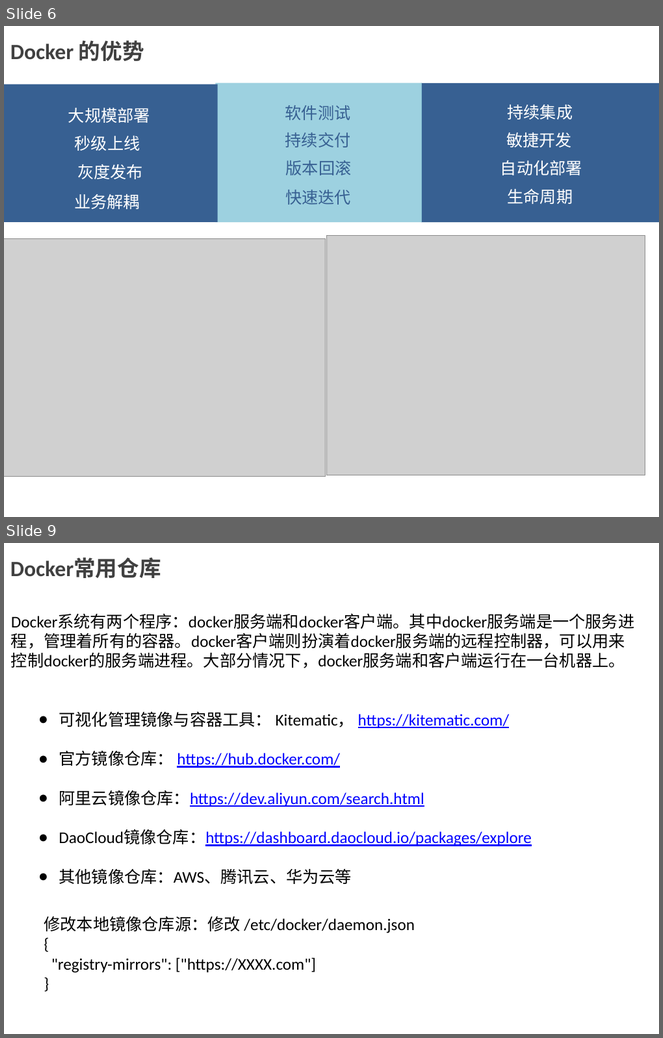
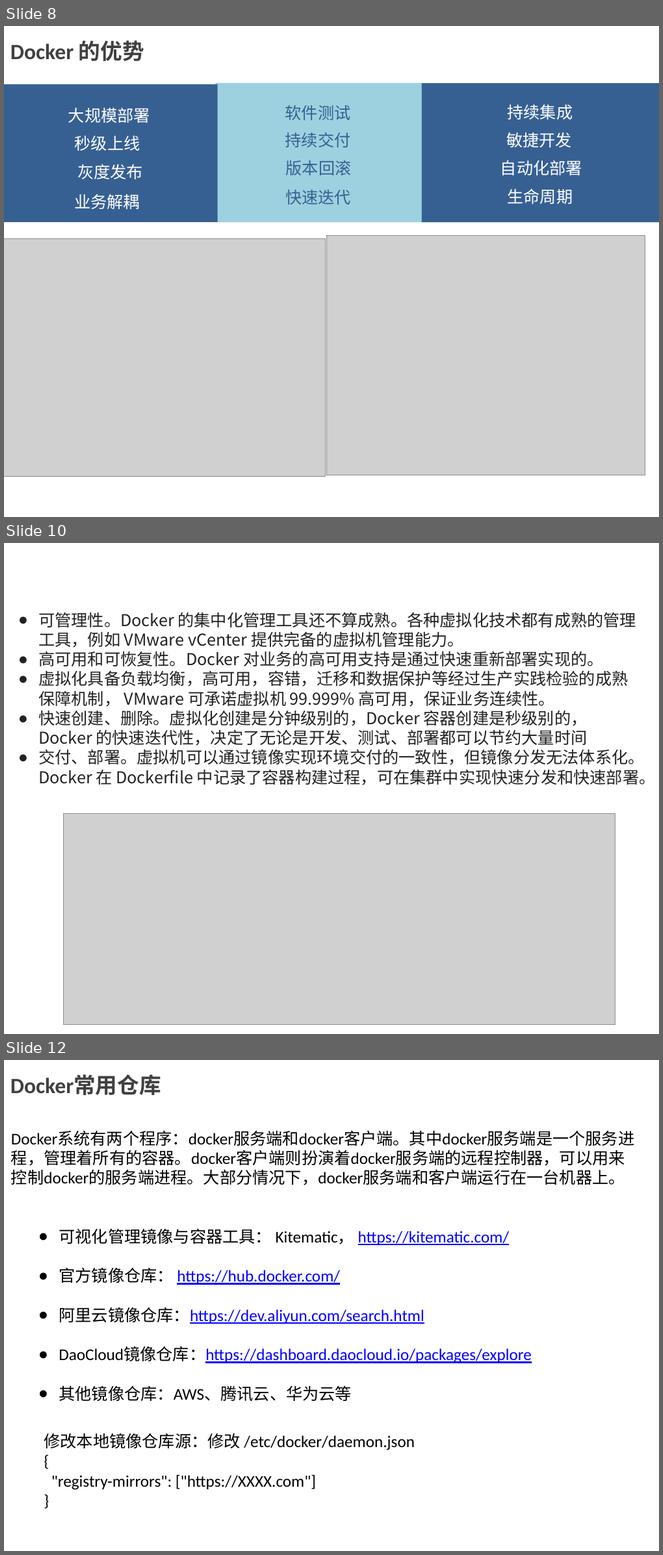
Before and after one commit to thumb0422/StudyNotes, a slide deck: Docker讲解.pptx. Shown one above the other, each under a label of ours: slides 6 and 9 before the commit, slides 8, 10 and 12 after it; the slides between them are not shown. The pictures are 663x1038 and 663x1555 pixels, drawn with LibreOffice and Linux fonts; fonts in the diff are those of the drawing; grey boxes stand for pictures; background and template pictures are left out. Boxes give left, top, right and bottom in pixels: in the first picture for what was removed or moved away, otherwise in the second. Text is boxed around its words. In the diff, an @@ line names an element or a change of style, - is before the commit and + after.

```diff
--- a/Docker讲解.pptx
+++ b/Docker讲解.pptx
@@ slide 10 added at <box>4,543,659,1034</box>, background picture (left out) @@
@@ text added at <box>38,612,656,785</box>, 18 pt, text #222222 @@
+● 可管理性。Docker 的集中化管理工具还不算成熟。各种虚拟化技术都有成熟的管理工具，例如 VMware vCenter 提供完备的虚拟机管理能力。
+● 高可用和可恢复性。Docker 对业务的高可用支持是通过快速重新部署实现的。
+● 虚拟化具备负载均衡，高可用，容错，迁移和数据保护等经过生产实践检验的成熟保障机制， VMware 可承诺虚拟机 99.999% 高可用，保证业务连续性。
+● 快速创建、删除。虚拟化创建是分钟级别的，Docker 容器创建是秒级别的，Docker 的快速迭代性，决定了无论是开发、测试、部署都可以节约大量时间
+● 交付、部署。虚拟机可以通过镜像实现环境交付的一致性，但镜像分发无法体系化。Docker 在 Dockerfile 中记录了容器构建过程，可在集群中实现快速分发和快速部署。
@@ picture added at <box>64,813,616,1025</box> @@
@@ what was slide 6 is now slide 8 @@
@@ what was slide 9 is now slide 12 @@
```
Also in this commit, not shown: 2 slides changed, 4 other slides added, 2 slides removed.
